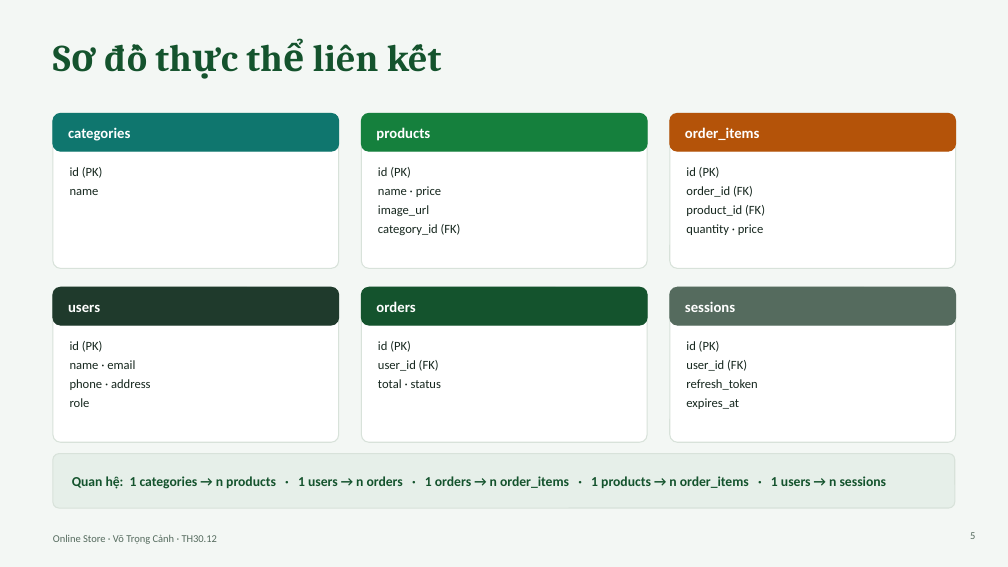
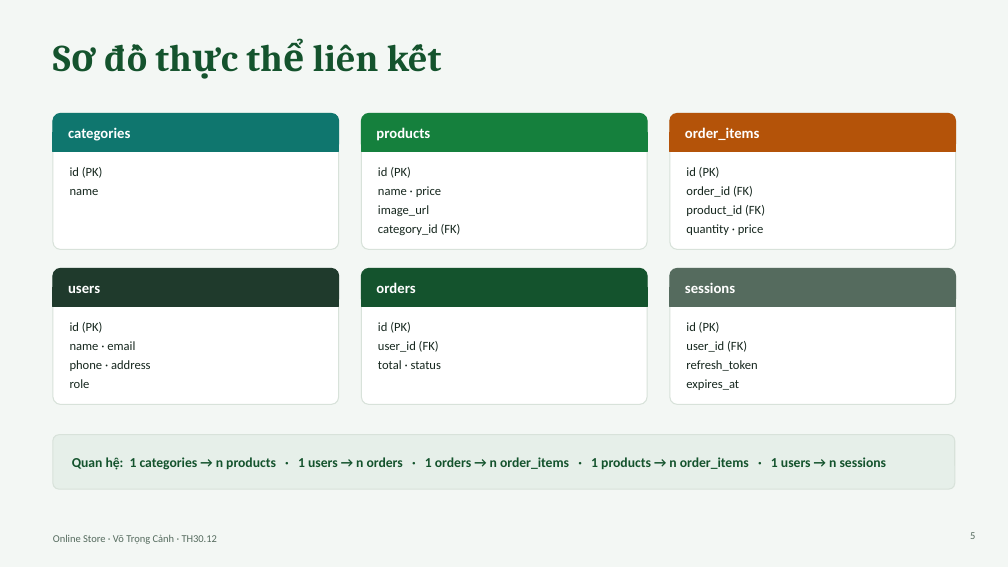
Before and after one commit to canhtrong26-dev/Project-Online-Store, a slide deck: slide 5 of Online-Store-Module-Project.pptx. Drawn at 1008x567 pixels with LibreOffice and Linux fonts; fonts in the diff are those of the drawing. Boxes give left, top, right and bottom in pixels: in the first picture for what was removed or moved away, otherwise in the second. Text is boxed around its words. In the diff, an @@ line names an element or a change of style, - is before the commit and + after.

```diff
--- a/Online-Store-Module-Project.pptx
+++ b/Online-Store-Module-Project.pptx
@@ rounded rectangle: place and size @@
-rounded rectangle at box(53, 113, 339, 268)
+rounded rectangle at box(53, 113, 339, 250)
@@ rounded rectangle: place and size @@
-rounded rectangle at box(361, 113, 647, 268)
+rounded rectangle at box(361, 113, 647, 250)
@@ rounded rectangle: place and size @@
-rounded rectangle at box(670, 113, 956, 268)
+rounded rectangle at box(670, 113, 956, 250)
@@ rectangle added at box(53, 132, 339, 151), fill #0F766E, outline #0F766E 1 pt @@
@@ rectangle added at box(361, 132, 647, 151), fill #15803D, outline #15803D 1 pt @@
@@ rectangle added at box(670, 132, 956, 151), fill #B45309, outline #B45309 1 pt @@
@@ rounded rectangle: place and size @@
-rounded rectangle at box(53, 287, 339, 442)
+rounded rectangle at box(53, 268, 339, 405)
@@ rounded rectangle: place and size @@
-rounded rectangle at box(361, 287, 647, 442)
+rounded rectangle at box(361, 268, 647, 405)
@@ 7 texts, 4 rounded rectangles: place and size @@
-7 texts, 4 rounded rectangles at box(53, 287, 956, 508)
+7 texts, 4 rounded rectangles at box(53, 268, 956, 489)
@@ proportions changed in 6 elements at box(53, 113, 339, 250), box(361, 113, 647, 250), box(670, 113, 956, 250), box(53, 268, 339, 405), box(361, 268, 647, 405), box(670, 268, 956, 405) @@
@@ rounded rectangle: place and size @@
-rounded rectangle at box(670, 287, 956, 442)
+rounded rectangle at box(670, 268, 956, 405)
@@ rectangle added at box(53, 287, 339, 306), fill #1F3A2C, outline #1F3A2C 1 pt @@
@@ rectangle added at box(361, 287, 647, 306), fill #14532D, outline #14532D 1 pt @@
@@ rectangle added at box(670, 287, 956, 306), fill #556B5E, outline #556B5E 1 pt @@
```
Also in this commit, not shown: 6 other slides changed, 8 other files.
